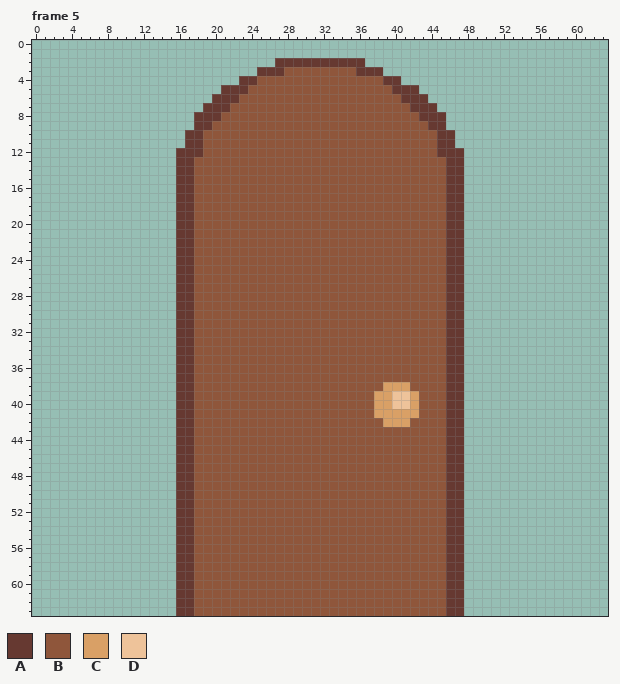
A pixel-art file gets an edit: asprite/items.aseprite. The picture above is the old version.
64x64 pixels, 29 frames. Colours within 5 levels of each other are drawn and written as one. Shown: frame 5. The commit also changed other frames, which this record leaves out.
Visible layers, top first: "Layer 3", "Layer 2", "Layer 1".
Palette (. is transparent): A #663931  B #8f563b  C #d9a066  D #eec39a
Pixels before, frame 5 (only the part around the change), first column x 29:
37 BBBBBBBBBBBBBBBBB
38 BBBBBBBBBBCCCBBBB
39 BBBBBBBBBCCDDCBBB
40 BBBBBBBBBCCDDCBBB
41 BBBBBBBBBCCCCCBBB
42 BBBBBBBBBBCCCBBBB
43 BBBBBBBBBBBBBBBBB
44 BBBBBBBBBBBBBBBBB
45 BBBBBBBBBBBBBBBBB
46 BBBBBBBBBBBBBBBBB
47 BBBBBBBBBBBBBBBBB
48 BBBBBBBBBBBBBBBBB
49 BBBBBBBBBBBBBBBBB
50 BBBBBBBBBBBBBBBBB
51 BBBBBBBBBBBBBBBBB
52 BBBBBBBBBBBBBBBBB
53 BBBBBBBBBBBBBBBBB
54 BBBBBBBBBBBBBBBBB
55 BBBBBBBBBBBBBBBBB
56 BBBBBBBBBBBBBBBBB
Once edited:
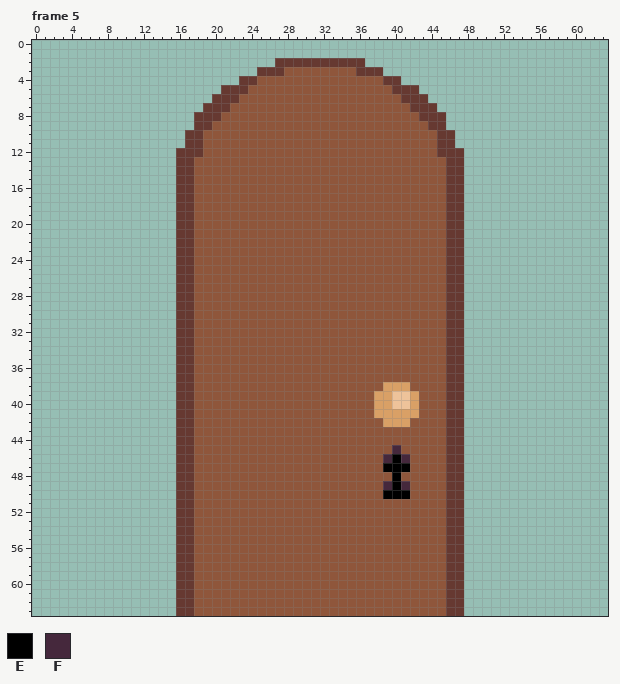
Colours new in this view: E #000000  F #45283c
Changes in this commit:
layer "Layer 4" added
Frame 5, layer "Layer 4":
y 45: x 40 B -> F
y 46: x 39..41 BBB -> FEF
y 47: x 39..41 BBB -> EEE
y 48: x 40 B -> E
y 49: x 39..41 BBB -> FEF
y 50: x 39..41 BBB -> EEE
